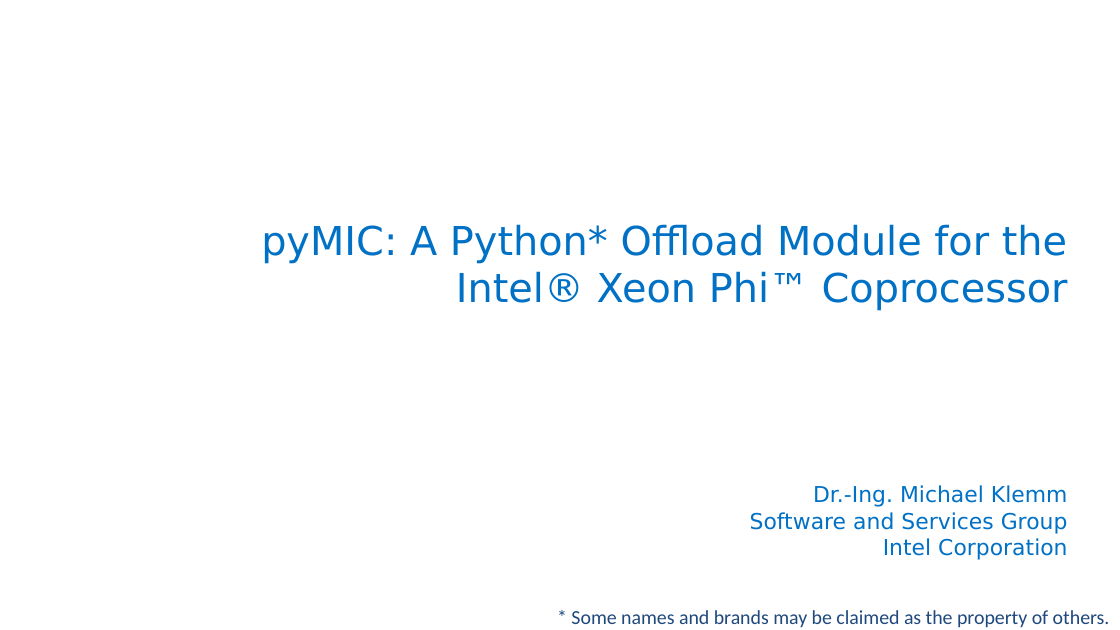
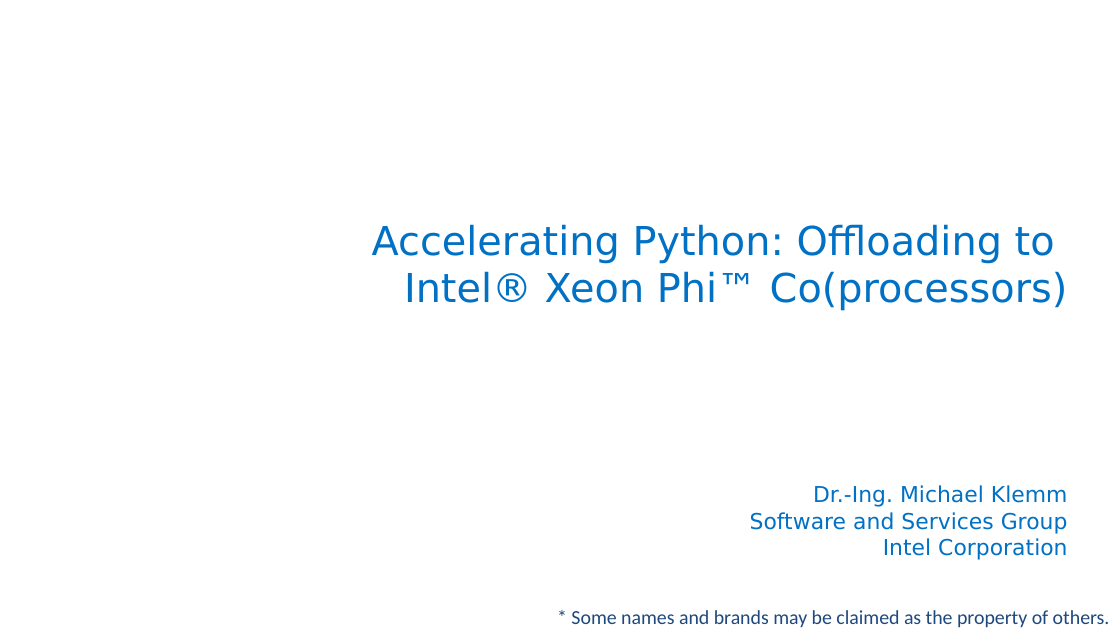
Before and after one commit to ContinuumIO/supercomputing2016-python, a slide deck: slide 1 of 4-AcceleratedPython/The pyMIC Python Offload Infrastructure.pptx. Drawn at 1120x630 pixels with LibreOffice and Linux fonts; fonts in the diff are those of the drawing; background and template pictures are left out. Boxes give left, top, right and bottom in pixels: in the first picture for what was removed or moved away, otherwise in the second. Text is boxed around its words. In the diff, an @@ line names an element or a change of style, - is before the commit and + after.

```diff
--- a/4-AcceleratedPython/The pyMIC Python Offload Infrastructure.pptx
+++ b/4-AcceleratedPython/The pyMIC Python Offload Infrastructure.pptx
@@ title at (x1=372, y1=224, x2=1068, y2=311): text changed @@
-pyMIC: A Python* Offload Module for the
-Intel® Xeon Phi™ Coprocessor
+Accelerating Python: Offloading to
+Intel® Xeon Phi™ Co(processors)
```
Also in this commit, not shown: 4 other slides changed, 1 slide added, 1 slide removed.
